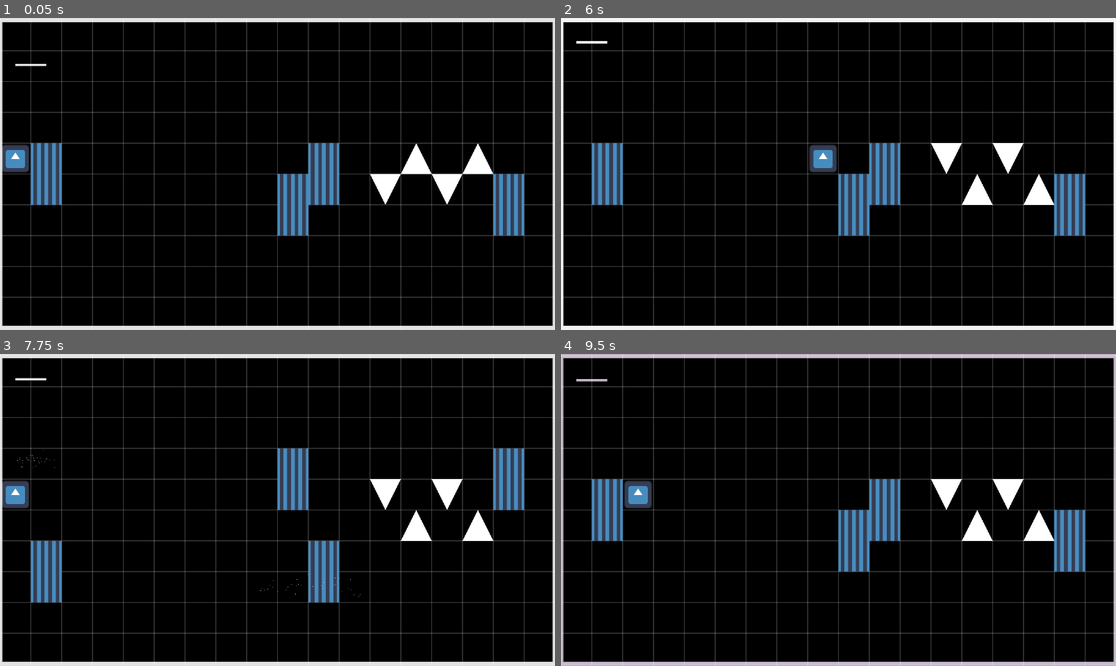
Above: before the commit, frames 1-4 (two rows, left to right).
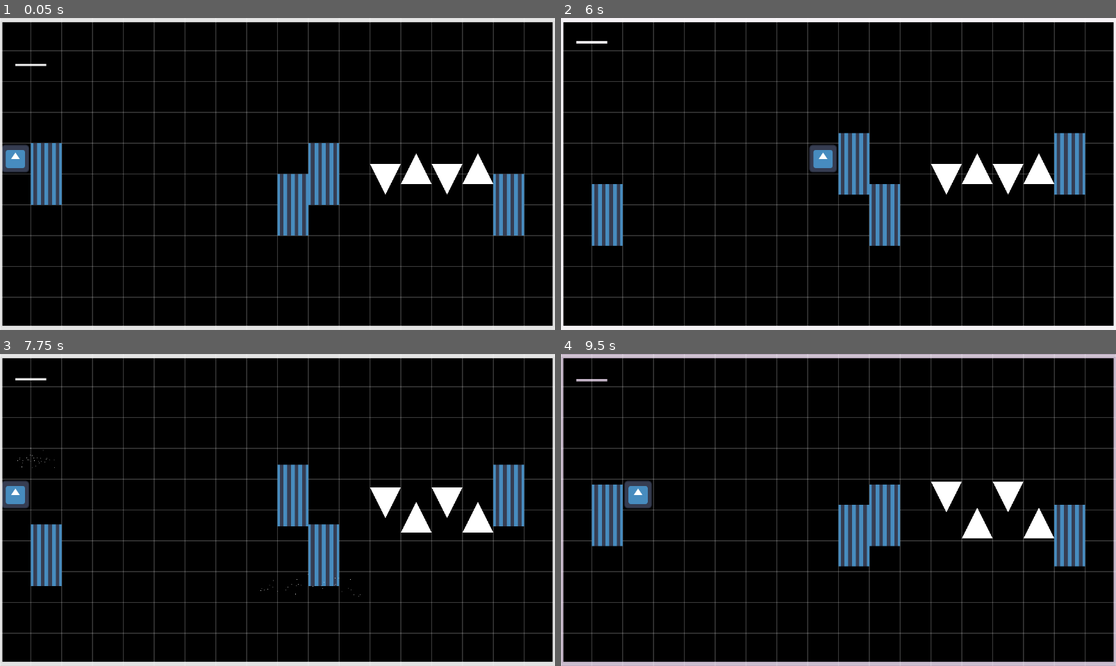
Above: after the commit, the same moments.

Repository: pradoh97/square-jam
Game: Godot game, scene res://levels/test_level.tscn
Two runs of this game, one before a commit and one after it. Both use one fixed random seed, a clock stepped at 60 frames per second and the inputs below. The engine's default icon, where the game draws it, is replaced by a stand-in: a white triangle on a blue panel in a dark square.
Inputs:
- Up to frame 1 (0.05 s): no input
- Up to frame 2 (6 s): tap D (move) every 0.75 s from 0.6 to 5.85 s; tap Enter at 4.25, 5.75 s; tap Space at 5 s
- Up to frame 3 (7.75 s): tap Space at 6.5 s; tap D (move) at 6.6, 7.35 s; tap Enter at 7.25 s
- Up to frame 4 (9.5 s): tap D (move) at 8.1, 8.85 s

The runs differ from the first frame. In frame 1, 1.3% of the frame differs, in the area x 66-89%, y 40-60%; in frame 2, 7.9%, in the area x 5-95%, y 36-74%; in frame 3, 3.5%; in frame 4, 1.2%.

Commit message:
Tween traps movement

Diff:
--- a/levels/trap.gd
+++ b/levels/trap.gd
@@ -2,7 +2,7 @@
 @export var movement_step = 64
 @export var forgiveness = 0.1
 @export var active = false
-@export var use_tween = false
+@export var use_tween = true
 @export var compass_duration = 1
 
 var blacks_duration = 1.0
@@ -32,18 +32,18 @@
 		if use_tween:
 			tween.set_ease(Tween.EASE_OUT)
 			tween.set_trans(Tween.TRANS_QUINT)
-			tween.tween_property(self, "global_position:y", global_position.y - movement_step, 0.5)
-			tween.finished.connect(func(): $CollisionShape2D.set_deferred("disabled", false))
+			tween.tween_property(self, "global_position:y", global_position.y - movement_step, blacks_duration*0.25)
+		else:
+			global_position.y -= movement_step
 		$ForgivenessAttackTimer.start()
 		$CollisionShape2D.set_deferred("disabled", true)
-		global_position.y -= movement_step
 	elif not active:
 		if use_tween:
 			tween.set_ease(Tween.EASE_OUT)
 			tween.set_trans(Tween.TRANS_QUINT)
-			tween.tween_property(self, "global_position:y", global_position.y + movement_step, 0.5)
-			$CollisionShape2D.set_deferred("disabled", true)
-		global_position.y += movement_step
+			tween.tween_property(self, "global_position:y", global_position.y + movement_step, blacks_duration*0.25)
+		else:
+			global_position.y += movement_step
 
 
 func _on_blacks_timeout():
